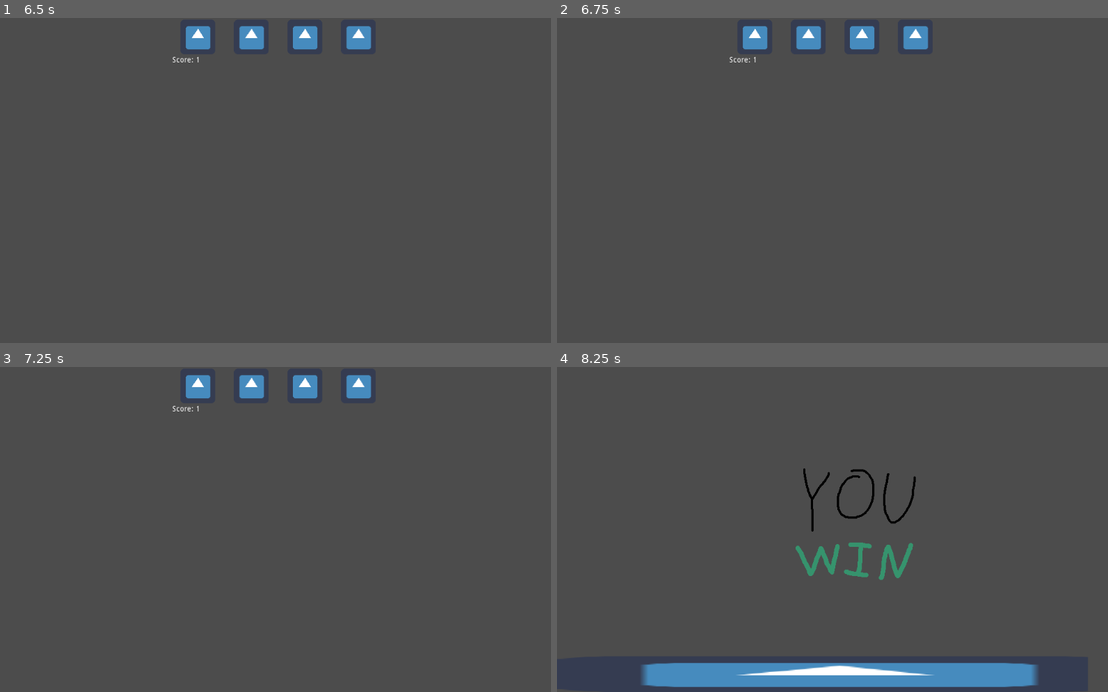
Above: before the commit, frames 1-4 (two rows, left to right).
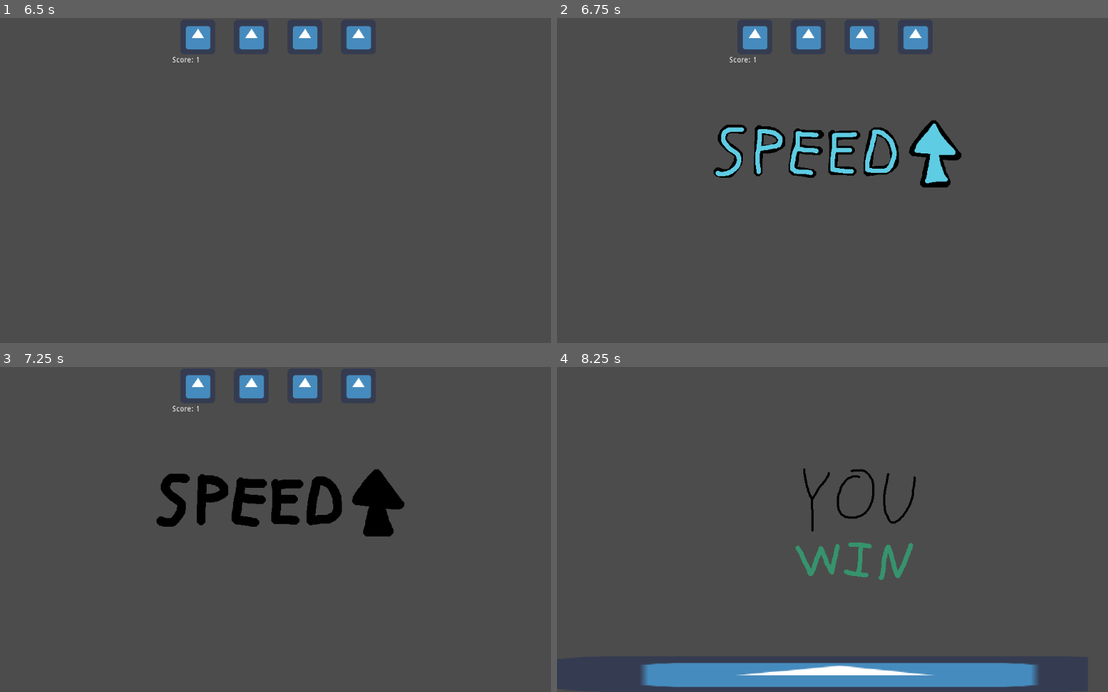
Above: after the commit, the same moments.

Repository: NEW-CYLANDIA/little-warioware
Game: Godot game, scene res://src/menus/menu.tscn
The game is run twice, just before and just after one commit, with the same random seed, the same clock (stepped at 60 frames per second) and the same inputs. The engine's default icon, where the game draws it, is replaced by a stand-in: a white triangle on a blue panel in a dark square. Sound files missing from this copy of the repository are replaced by a short silence.
Inputs:
- Up to frame 1 (6.5 s): click "Play" at 0.5 s; tap Enter at 1.25 s; hold Z (mg_action) 1.28-2.03 s; tap Space at 2 s; tap Z (mg_action) at 2.1, 3.6, 5.1 s; hold Z (mg_action) 2.78-3.53 s; hold Z (mg_action) 4.28-5.03 s; hold Z (mg_action) from 5.78 s (still down)
- Up to frame 2 (6.75 s): tap Enter at 6.5 s; release Z (mg_action) at 6.53 s; tap Z (mg_action) at 6.6 s
- Up to frame 3 (7.25 s): no input
- Up to frame 4 (8.25 s): hold Z (mg_action) 7.28-8.03 s; tap Space at 8 s; tap Z (mg_action) at 8.1 s

Frame 1 is identical in both runs. In frame 2, 3.6% of the frame differs, in the area x 28-74%, y 31-53%; in frame 3, 3.6%; in frame 4, nothing differs.

Commit message:
Restructure play session to avoid global state

Diff:
--- a/src/core/global.gd
+++ b/src/core/global.gd
@@ -4,6 +4,9 @@
 
 
 enum difficulty { EASY = 1, MEDIUM = 2, HARD = 3 }
+
+const menu_scene : String = "res://src/menus/menu.tscn"
+const play_scene : String = "res://src/play_session/session.tscn"
 
 var modes : Dictionary
 
--- a/src/core/session.gd
+++ b/src/core/session.gd
@@ -1,44 +1,31 @@
 extends Node
 class_name Session
-# A new Session is created upon starting a "round" of play
-# Contains logic for tracking lives, score, etc
 
 
-# An array of microgames to use this session
-var microgame_scenes : Array setget protectedSet
-
 # Mode selected for this session - used to track high scores
-var mode : String setget protectedSet
+var mode : String
 
 # Player lives remaining this session
-var lives : int setget protectedSet
+var lives : int
 
 # Microgames survived this session
-var score : int setget protectedSet
+var score : int
 
 # Current difficulty level this session
-var level : int setget protectedSet
+var level : int
 
 # Current speed this session
-var speed : float setget protectedSet
+var speed : float
 
 # Speed will increase when score == a multiple of this number
-var speed_up_interval : int setget protectedSet
+var speed_up_interval : int
 
 # Level will increase when score == a multiple of this number
-var level_up_interval : int setget protectedSet
-
-# Result of last completed microgame
-var last_success : bool setget protectedSet
-
-
-# Restricts microgames from directly modifying player lives/score/etc
-func protectedSet(_param):
-	print("This value is read-only!")
+var level_up_interval : int
 
 
 func _init(mode_name : String) -> void:
-	var mode_metadata = Global.modes[mode_name]
+	var mode_metadata = Global.modes[mode_name] as GameMode
 
 	mode = mode_name
 	lives = mode_metadata.starting_lives
@@ -47,45 +34,6 @@
 	speed_up_interval = mode_metadata.speed_up_interval
 	level_up_interval = mode_metadata.level_up_interval
 	score = 0
-
-	get_microgame_scenes()
-
-
-func get_microgame_scenes() -> void:
-	microgame_scenes.clear()
-	for file in Utility.find_microgames():
-		var definition : Resource = load(file)
-		if definition is MicrogameDefinition:
-			microgame_scenes.append(definition.scene.resource_path)
-
-
-func get_random_microgame() -> String:
-	return microgame_scenes[randi() % microgame_scenes.size()]
-
-
-func configure_audio_nodes(microgame_node : Node) -> void:
-	var audio_nodes : Array = []
-	var audio_nodes_2d : Array = []
-	var audio_nodes_3d : Array = []
-
-	Utility.find_by_class(microgame_node, "AudioStreamPlayer", audio_nodes)
-	Utility.find_by_class(microgame_node, "AudioStreamPlayer2D", audio_nodes_2d)
-	Utility.find_by_class(microgame_node, "AudioStreamPlayer3D", audio_nodes_3d)
-
-	# set any microgame audio to pitch up along with session speed
-	for audio_player in audio_nodes + audio_nodes_2d + audio_nodes_3d:
-		audio_player.bus = "Session"
-		audio_player.pitch_scale = speed
-
-
-func on_result_reported(is_success):
-	# always increase "score" count, even if failed
-	score += 1
-
-	if !is_success:
-		lives -= 1
-
-	last_success = is_success
 
 
 func increment_modifier(type : String) -> void:
--- a/src/menus/menu.gd
+++ b/src/menus/menu.gd
@@ -14,7 +14,7 @@
 
 func on_Button_pressed(mode_name : String) -> void:
 	Global.start_new_session(mode_name)
-	get_tree().change_scene("res://src/play_session/intermission.tscn")
+	get_tree().change_scene(Global.play_scene)
 
 
 func update_high_score_text() -> void:
--- a/src/microgames/microgame.gd
+++ b/src/microgames/microgame.gd
@@ -12,7 +12,7 @@
 
 # Emitted when timer finishes
 # Reports player success or failure back to current session so score/lives can be updated accordingly
-signal report_result(is_success)
+signal microgame_done(is_success)
 
 # Full title of microgame
 export (String) var microgame_name : String
@@ -38,7 +38,7 @@
 func _ready() -> void:
 	# if playing microgame in isolation, create a temporary session
 	if !session:
-		session = Global.start_new_session("debug")
+		session = Global.start_new_session("debug") # TODO: Move this
 
 	# set default success state
 	is_success = win_by_default
@@ -47,8 +47,6 @@
 	timer = timer_scene.instance() as Timer
 
 	timer.connect("timeout", self, "on_Timer_timeout")
-	connect("report_result", session, "on_result_reported")
-	connect("microgame_ready", session, "configure_audio_nodes")
 
 	add_child(timer)
 
@@ -58,6 +56,4 @@
 
 func on_Timer_timeout() -> void:
 	# Let session know the microgame is over
-	emit_signal("report_result", is_success)
-
-	get_tree().change_scene("res://src/play_session/intermission.tscn")
+	emit_signal("microgame_done", is_success)
--- a/src/play_session/intermission.gd
+++ b/src/play_session/intermission.gd
@@ -5,9 +5,7 @@
 
 
 signal increment_modifier(type)
-signal end_session()
-
-var session : Session = Global.current_session
+signal intermission_done()
 
 onready var timer : Timer = $Timer as Timer
 onready var score_display : RichTextLabel = $ScoreDisplay as RichTextLabel
@@ -16,12 +14,19 @@
 onready var sfx_failure : AudioStreamPlayer2D = $FailureSFX as AudioStreamPlayer2D
 onready var sfx_start : AudioStreamPlayer2D = $StartSFX as AudioStreamPlayer2D
 
+var session : Session
+var last_success : bool
+
+
+func configure(current_session : Session, last_was_success : bool) -> void:
+	session = current_session
+	last_success = last_was_success
+
 
 func _ready() -> void:
-	connect("increment_modifier", session, "increment_modifier")
-	connect("end_session", session, "end_session")
+#	connect("increment_modifier", session, "increment_modifier")
 
-	score_display.text = "Score: " + session.score as String
+	score_display.text = "Score: %d" % session.score
 
 	# TODO: move into Session
 	if session.lives <= 0:
@@ -41,7 +46,7 @@
 		start_timer()
 		return
 
-	(sfx_success if session.last_success else sfx_failure).play()
+	(sfx_success if last_success else sfx_failure).play()
 
 
 func start_timer() -> void:
@@ -62,11 +67,7 @@
 
 
 func on_Timer_timeout() -> void:
-	if session.lives > 0:
-		get_tree().change_scene(session.get_random_microgame())
-	else:
-		emit_signal("end_session")
-		get_tree().change_scene("res://src/menus/menu.tscn")
+	emit_signal("intermission_done")
 
 
 func show_modifier_update(type : String) -> void:
--- a/src/play_session/intermission.tscn
+++ b/src/play_session/intermission.tscn
@@ -152,7 +152,6 @@
 visible = false
 position = Vector2( 518, 279 )
 frames = SubResource( 8 )
-frame = 1
 speed_scale = 0.5
 playing = true
 
--- /dev/null
+++ b/src/play_session/session.gd
@@ -0,0 +1,70 @@
+extends Node
+# A new Session is created upon starting a "round" of play
+# Contains logic for tracking lives, score, etc
+
+var session : Session = Session.new("debug")
+
+# An array of microgames to use this session
+var microgame_scenes : Array = []
+# The intermission scene
+var intermission_scene : PackedScene = preload("res://src/play_session/intermission.tscn") as PackedScene
+
+
+func _ready() -> void:
+	cache_microgame_scenes()
+	play_intermission()
+
+
+func cache_microgame_scenes() -> void:
+	microgame_scenes.clear()
+	for file in Utility.find_microgames():
+		var definition : Resource = load(file)
+		if definition is MicrogameDefinition:
+			microgame_scenes.append(definition.scene)
+
+
+func get_random_microgame() -> PackedScene:
+	return microgame_scenes[randi() % microgame_scenes.size()]
+
+
+func play_intermission(last_was_success : bool = false) -> void:
+	var intermission : Node = intermission_scene.instance()
+	intermission.configure(session, last_was_success)
+	add_child(intermission)
+	yield(intermission, "intermission_done")
+	remove_child(intermission)
+	if session.lives > 0:
+		play_microgame()
+	else:
+		session.end_session()
+		get_tree().change_scene(Global.menu_scene)
+
+func play_microgame() -> void:
+	var microgame : Node = get_random_microgame().instance()
+	add_child(microgame)
+	microgame.connect("microgame_ready", self, "configure_audio_nodes", [], CONNECT_ONESHOT)
+
+	var is_success : bool = yield(microgame, "microgame_done")
+
+	# always increase "score" count, even if failed
+	session.score += 1
+	if !is_success:
+		session.lives -= 1
+
+	remove_child(microgame)
+	play_intermission(is_success)
+
+
+func configure_audio_nodes(microgame_node : Node) -> void:
+	var audio_nodes : Array = []
+	var audio_nodes_2d : Array = []
+	var audio_nodes_3d : Array = []
+
+	Utility.find_by_class(microgame_node, "AudioStreamPlayer", audio_nodes)
+	Utility.find_by_class(microgame_node, "AudioStreamPlayer2D", audio_nodes_2d)
+	Utility.find_by_class(microgame_node, "AudioStreamPlayer3D", audio_nodes_3d)
+
+	# set any microgame audio to pitch up along with session speed
+	for audio_player in audio_nodes + audio_nodes_2d + audio_nodes_3d:
+		audio_player.bus = "Session"
+		audio_player.pitch_scale = session.speed
--- /dev/null
+++ b/src/play_session/session.tscn
@@ -0,0 +1,6 @@
+[gd_scene load_steps=2 format=2]
+
+[ext_resource path="res://src/play_session/session.gd" type="Script" id=1]
+
+[node name="Session" type="Node"]
+script = ExtResource( 1 )
